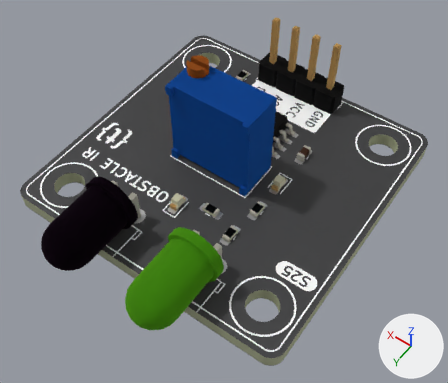
What one commit did to the glTF model assets/img/kit/s25.glb.
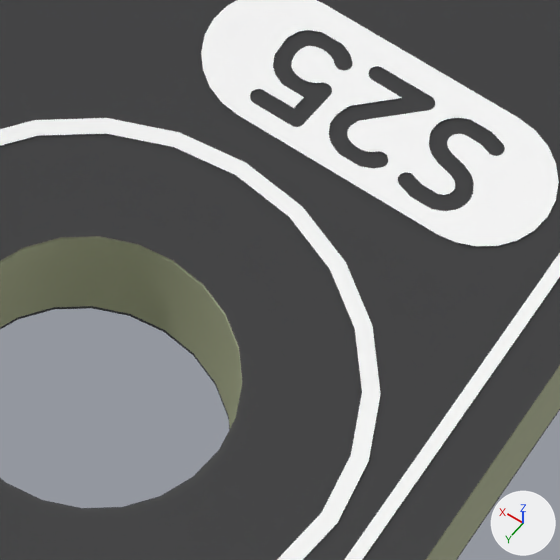
The first picture shows the older version from a 50 mm lens placed at (0.0915, -0.0804, 0.0521), pointed at (0.1141, -0.1121, 0.0023). The close-ups show the older and then the newer version on the part from 56% to 71% of the width and 68% to 86% of the height of that picture. Only the edits that show in the close-ups are written down. Every picture has the same lights, and +X, +Y and +Z are marked at lower right. Where no turn or scale is listed for an object, it has been applied to the vertices. Vertices at exactly the same position are counted once.

Names of what the first close-up shows: '=>[0:1:1:11]', '=>[0:1:1:13]', '=>[0:1:1:15]' and 1 more.
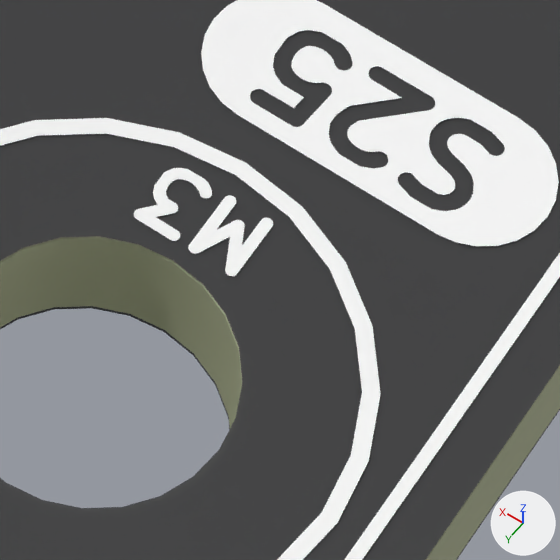
Changed parts and their boxes (x1, y1, x2, y2) in the close-ups (560 x 560 px):
part 1 of me_obstacle_silkscreen, added: after (134, 168, 212, 241)
part 2 of me_obstacle_silkscreen, added: after (188, 195, 273, 276)

What changed in the scene script:
```text
Change me_obstacle_silkscreen:
    used by ob_0_1_1_11; location = (0.0, 0.0, 0.0)
    remove me_obstacle_silkscreen.from_pydata(...)  # 2460 vertices, 2434 faces; spans x 0.1005..0.1315, y -0.1315..-0.1, z 0.0016
    add me_obstacle_silkscreen.from_pydata(...)  # 3020 vertices, 2978 faces; spans x 0.1005..0.1315, y -0.1315..-0.1, z 0.0016
    me_obstacle_silkscreen part 1: a new loose piece of 75 vertices spanning x 0.1041..0.1047, y -0.1066..-0.1058, z 0.0016, in mat_mat_15 (white #fbfbfb)
    me_obstacle_silkscreen part 2: a new loose piece of 65 vertices spanning x 0.1033..0.104, y -0.1066..-0.1058, z 0.0016, in mat_mat_15 (white #fbfbfb)
    other edits to the shape of me_obstacle_silkscreen do not show in these pictures
```
